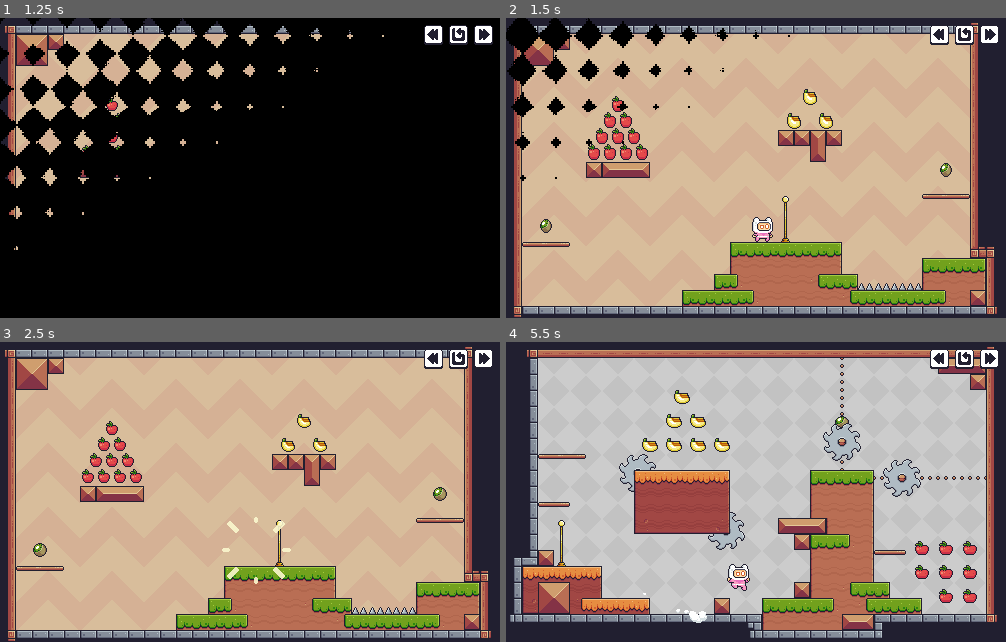
Above: before the commit, frames 1-4 (two rows, left to right).
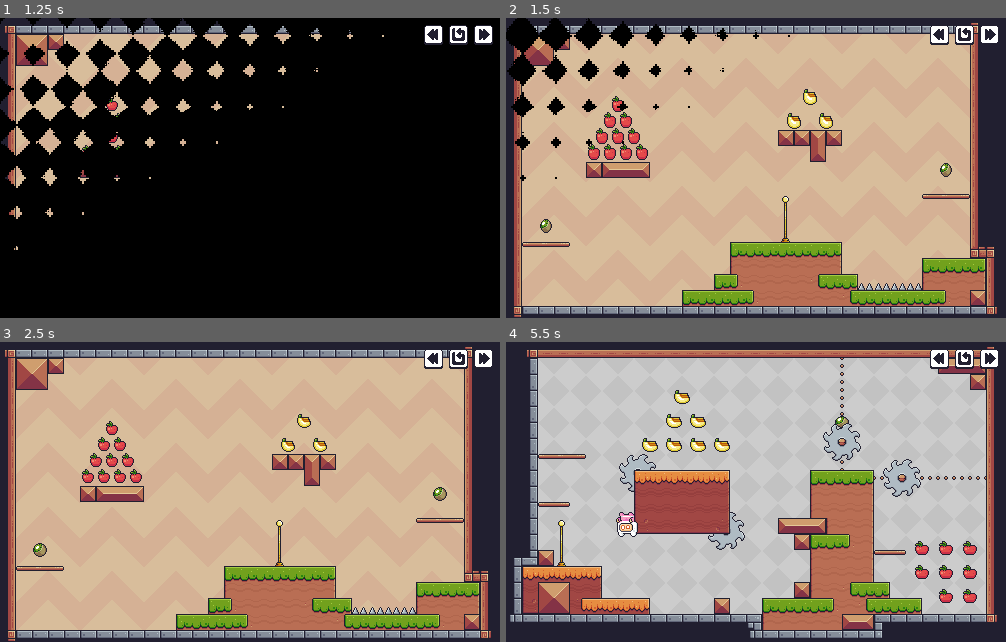
Above: after the commit, the same moments.

Repository: Javi-CD/godot4-platformer2D
Game: Godot game, scene res://src/scenes/game/game.tscn
Same seed, same stepped clock (60 frames per second), same inputs: the game is played once before the commit and once after it.
Inputs (mouse positions are in pixels of both pictures, inside the frame that each line leads up to):
- Up to frame 1 (1.25 s): click (460, 42) at 0.5 s
- Up to frame 2 (1.5 s): click (966, 42) at 1.25 s
- Up to frame 3 (2.5 s): click (460, 366) at 2 s
- Up to frame 4 (5.5 s): click (991, 366) at 2.75 s; click (991, 366) at 3.5 s; hold D (right) from 4.28 s (still down); tap Space (jump) at 4.52, 5.27 s

Frame 1 is identical in both runs. In frame 2, 0.3% of the frame differs, in the area x 49-54%, y 66-75%; in frame 3, 0.2%; in frame 4, 0.7%, in the area x 22-49%, y 56-94%.

Commit message:
feat(game): trigger player appearing spawn animation after scene transition completes

Diff:
--- a/src/scenes/game/game.gd
+++ b/src/scenes/game/game.gd
@@ -40,12 +40,13 @@
 
 	var scene_mgr = get_node_or_null("/root/SceneManager")
 	if animate and scene_mgr != null and scene_mgr.has_method("play_transition"):
-		await scene_mgr.play_transition(func(): _load_level_internal(level_path))
+		await scene_mgr.play_transition(func(): _load_level_internal(level_path, false))
+		_start_player_level_spawn()
 	else:
-		_load_level_internal(level_path)
+		_load_level_internal(level_path, true)
 
 
-func _load_level_internal(level_path: String) -> void:
+func _load_level_internal(level_path: String, trigger_spawn: bool = true) -> void:
 	var level_scene := load(level_path) as PackedScene
 	if level_scene == null:
 		push_warning("No se pudo cargar la escena: " + level_path)
@@ -74,7 +75,10 @@
 		_current_level.level_completed.connect(_on_level_completed)
 
 	_assign_level_player_to_hud()
-	_start_player_level_spawn()
+	if trigger_spawn:
+		_start_player_level_spawn()
+	else:
+		_prepare_player_for_spawn()
 
 
 func _update_current_level_index() -> void:
@@ -115,6 +119,20 @@
 		player.start_level_spawn()
 
 
+func _prepare_player_for_spawn() -> void:
+	if _current_level == null:
+		return
+
+	var player: Node = null
+	if _current_level.has_method("get_player"):
+		player = _current_level.get_player()
+	else:
+		player = _current_level.get_node_or_null("Player")
+
+	if player != null and "sprite" in player and player.sprite != null:
+		player.sprite.visible = false
+
+
 func _on_level_completed(next_level_path: String) -> void:
 	load_level(next_level_path)
 
